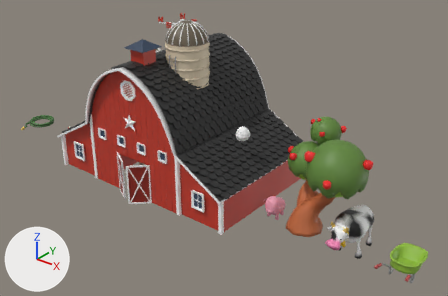
One commit to the glTF model ggj-2026-unity/Assets/Models/Props/Jessie_Props.glb: the scene before it, then after it.
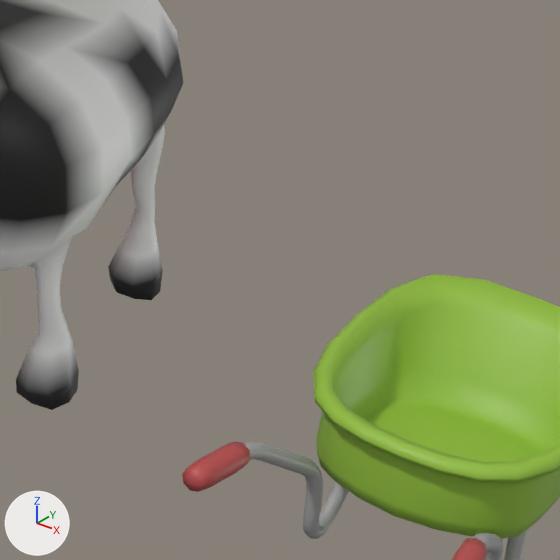
There are two pictures of each version: one whole from a camera (50 mm lens) standing at (9.8, -10.21, 7.58) and looking at (1.31, 0.4, 1.0), one close up on the part from 79% to 94% of the width and 71% to 94% of the height. Arrows for +X, +Y and +Z are at lower left; the lights stay in place.

In view in the first close-up: 'cow', 'wheelbarrow'.
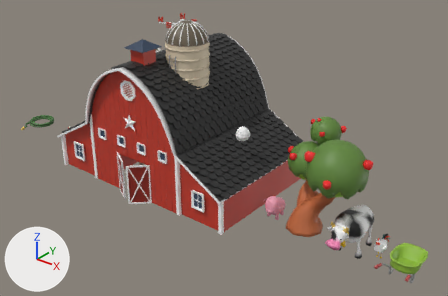
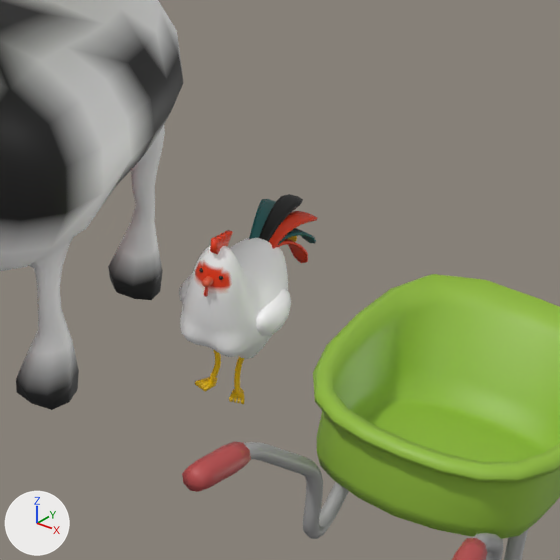
Boxes (x1, y1, x2, y2) around the edits, measured in the close-ups (560 x 560 px):
```json
{"object": "chicken", "change": "added", "after": [179, 194, 317, 404]}
```

Scene script edits in JSON lines:
```json
{"op": "add", "block": "me_chicken", "code": ["me_chicken = bpy.data.meshes.new('chicken')", "me_chicken.from_pydata(...)  # 3533 vertices, 6968 faces; spans x -0.128..0.128, y -0.201..0.323, z 0.0..0.535", "me_chicken.materials.append(mat_defaultmaterial_010)"]}
{"op": "add", "block": "ob_chicken", "code": ["ob_chicken = bpy.data.objects.new('chicken', me_chicken)", "ob_chicken.location = (5.711, 0.0, 0.0)"]}
```
